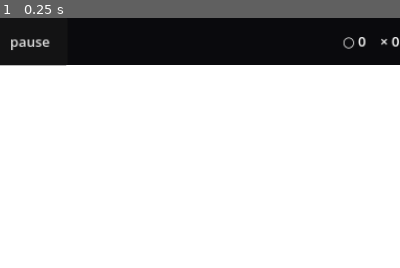
Above: before the commit, frame 1.
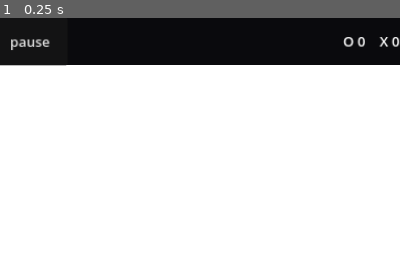
Above: after the commit, the same moment.

Repository: isomorphismes/wegert
Game: Godot game, scene res://main.tscn
The game is run twice, just before and just after one commit, with the same random seed, the same clock (stepped at 60 frames per second) and the same inputs.
Inputs:
- Up to frame 1 (0.25 s): no input
The pictures show only the part of the screen within x 50-100%, y 0-50%; the shares and areas given below are measured in that part.

The runs differ from the first frame. In frame 1, 0.2% of the frame differs, in the area x 85-100%, y 7-13%.

Commit message:
Tighten GDScript iteration and markers

Diff:
--- a/main.gd
+++ b/main.gd
@@ -88,7 +88,7 @@
 
 func _packed(points: Array[Vector2]) -> PackedVector2Array:
 	var result := PackedVector2Array()
-	for index in MAX_POINTS:
+	for index in range(MAX_POINTS):
 		result.append(points[index] if index < points.size() else Vector2.ZERO)
 	return result
 
@@ -112,9 +112,9 @@
 		child.queue_free()
 
 	for point in zeros:
-		_add_marker(point, "○")
+		_add_marker(point, "O")
 	for point in poles:
-		_add_marker(point, "×")
+		_add_marker(point, "X")
 
 func _add_marker(point: Vector2, glyph: String) -> void:
 	var marker := Label.new()
@@ -165,6 +165,6 @@
 	pause_button.text = "pause" if animate else "play"
 
 func _update_status() -> void:
-	status_label.text = "○ %d    × %d" % [zeros.size(), poles.size()]
+	status_label.text = "O %d    X %d" % [zeros.size(), poles.size()]
 	undo_button.disabled = history.is_empty()
 	clear_button.disabled = history.is_empty()
